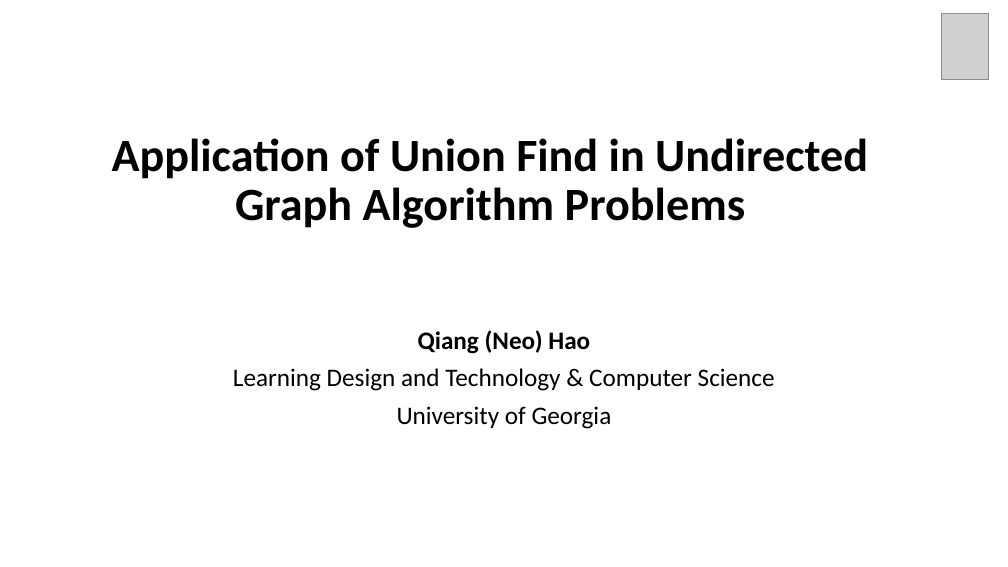
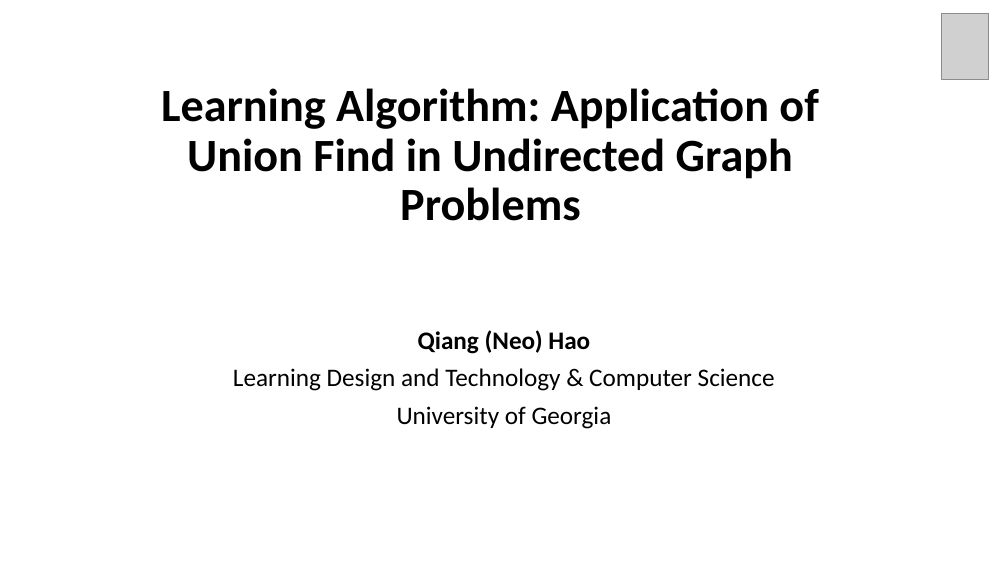
Before and after one commit to Neo-Hao/union-find, a slide deck: slide 1 of slides.pptx. Drawn at 1008x567 pixels with LibreOffice and Linux fonts; fonts in the diff are those of the drawing; grey boxes stand for pictures. Boxes give left, top, right and bottom in pixels: in the first picture for what was removed or moved away, otherwise in the second. Text is boxed around its words. In the diff, an @@ line names an element or a change of style, - is before the commit and + after.

```diff
--- a/slides.pptx
+++ b/slides.pptx
@@ title at (161,88,818,221): text changed @@
-Application of Union Find in Undirected Graph Algorithm Problems
+Learning Algorithm: Application of Union Find in Undirected Graph Problems
```
Also in this commit, not shown: 9 other slides changed, 2 slides added, 6 slides removed, 7 other files.
